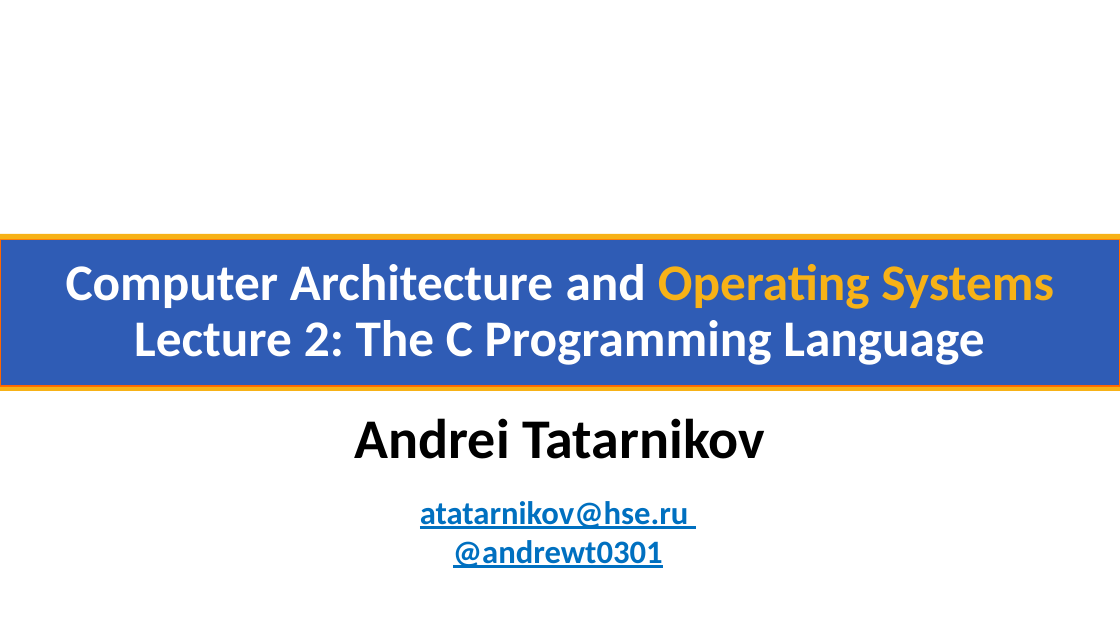
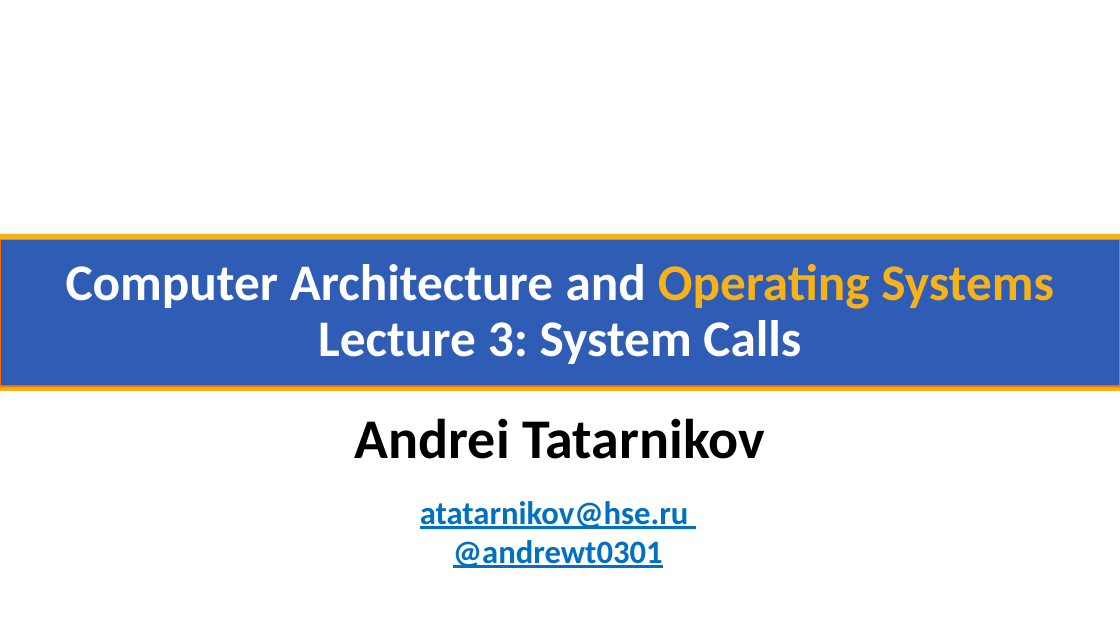
Before and after one commit to andrewt0301/hse-acos-course, a slide deck: slide 1 of docs/part2os/03_SystemCalls/OS_Lecture_03.pptx. Drawn at 1120x630 pixels with LibreOffice and Linux fonts; fonts in the diff are those of the drawing; background and template pictures are left out. Boxes give left, top, right and bottom in pixels: in the first picture for what was removed or moved away, otherwise in the second. Text is boxed around its words. In the diff, an @@ line names an element or a change of style, - is before the commit and + after.

```diff
--- a/docs/part2os/03_SystemCalls/OS_Lecture_03.pptx
+++ b/docs/part2os/03_SystemCalls/OS_Lecture_03.pptx
@@ title at <box>66,264,1054,364</box>: text changed @@
-Computer Architecture and Operating Systems
-Lecture 2: The C Programming Language
+Computer Architecture and Operating Systems
+Lecture 3: System Calls
```
Also in this commit, not shown: 1 slide added, 2 other files.
